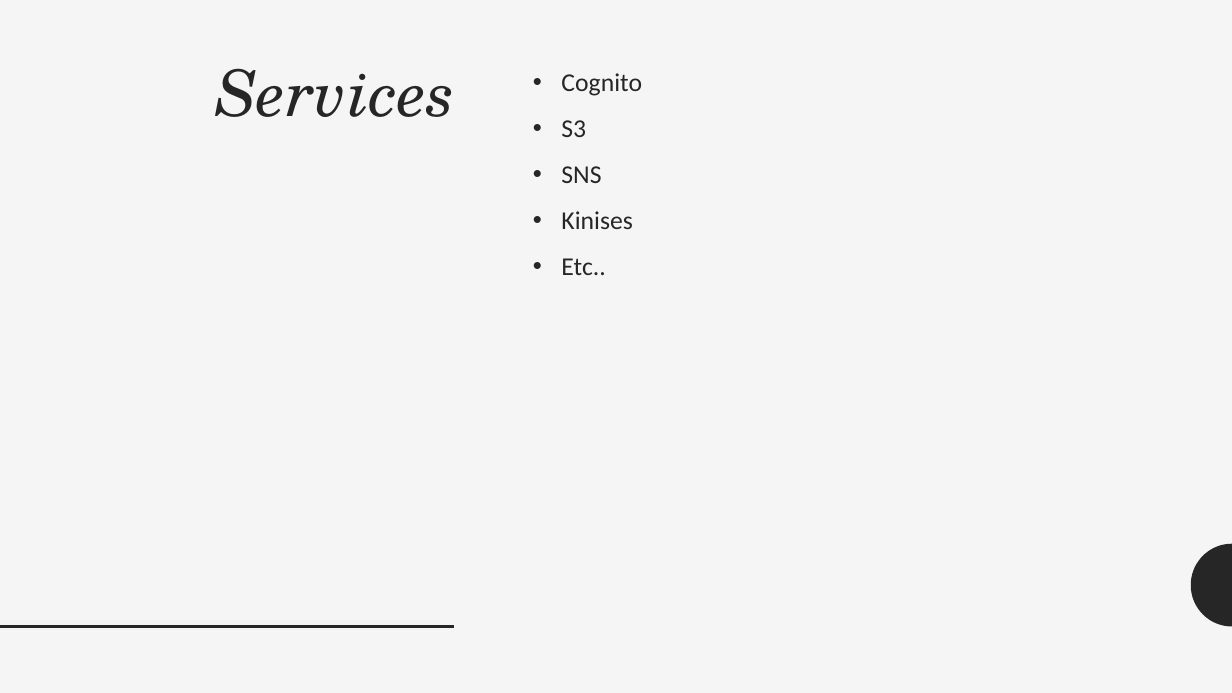
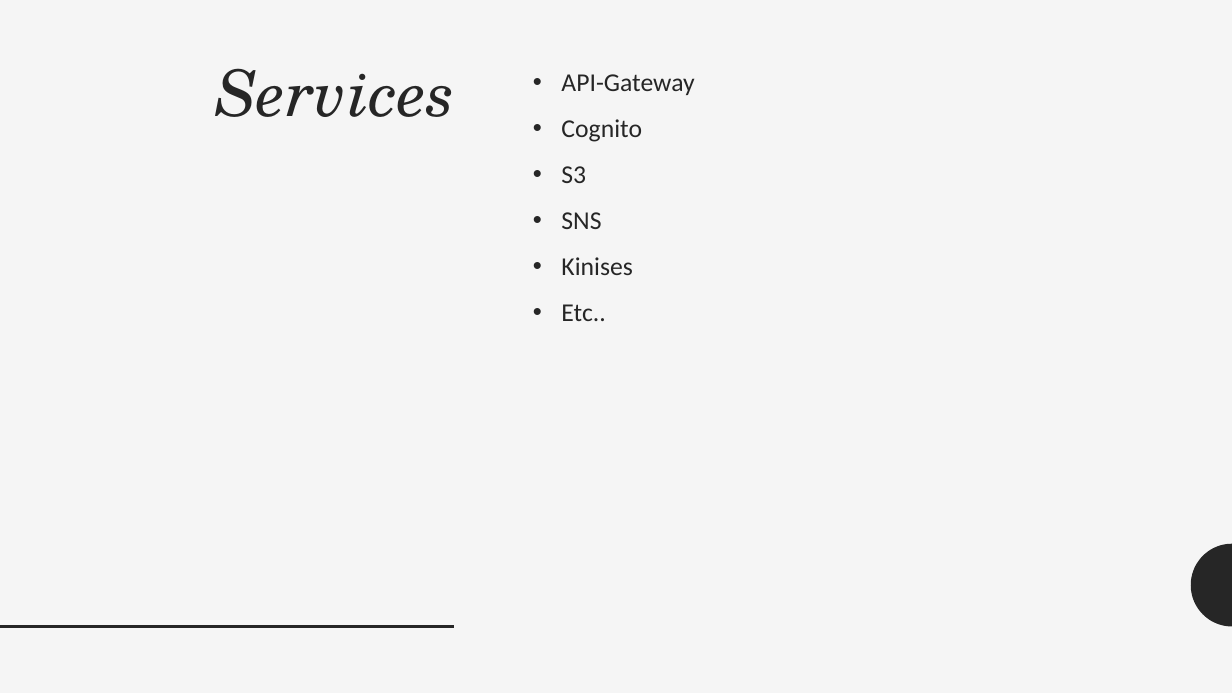
Before and after one commit to adrianpomilio/going-serverless, a slide deck: slide 23 of going-serverless-2017.pptx. Drawn at 1232x693 pixels with LibreOffice and Linux fonts; fonts in the diff are those of the drawing. Boxes give left, top, right and bottom in pixels: in the first picture for what was removed or moved away, otherwise in the second. Text is boxed around its words. In the diff, an @@ line names an element or a change of style, - is before the commit and + after.

Commit message:
added api-gatewayto services list

```diff
--- a/going-serverless-2017.pptx
+++ b/going-serverless-2017.pptx
@@ text at (561,74,694,95): paragraph added @@
+• API-Gateway
```
